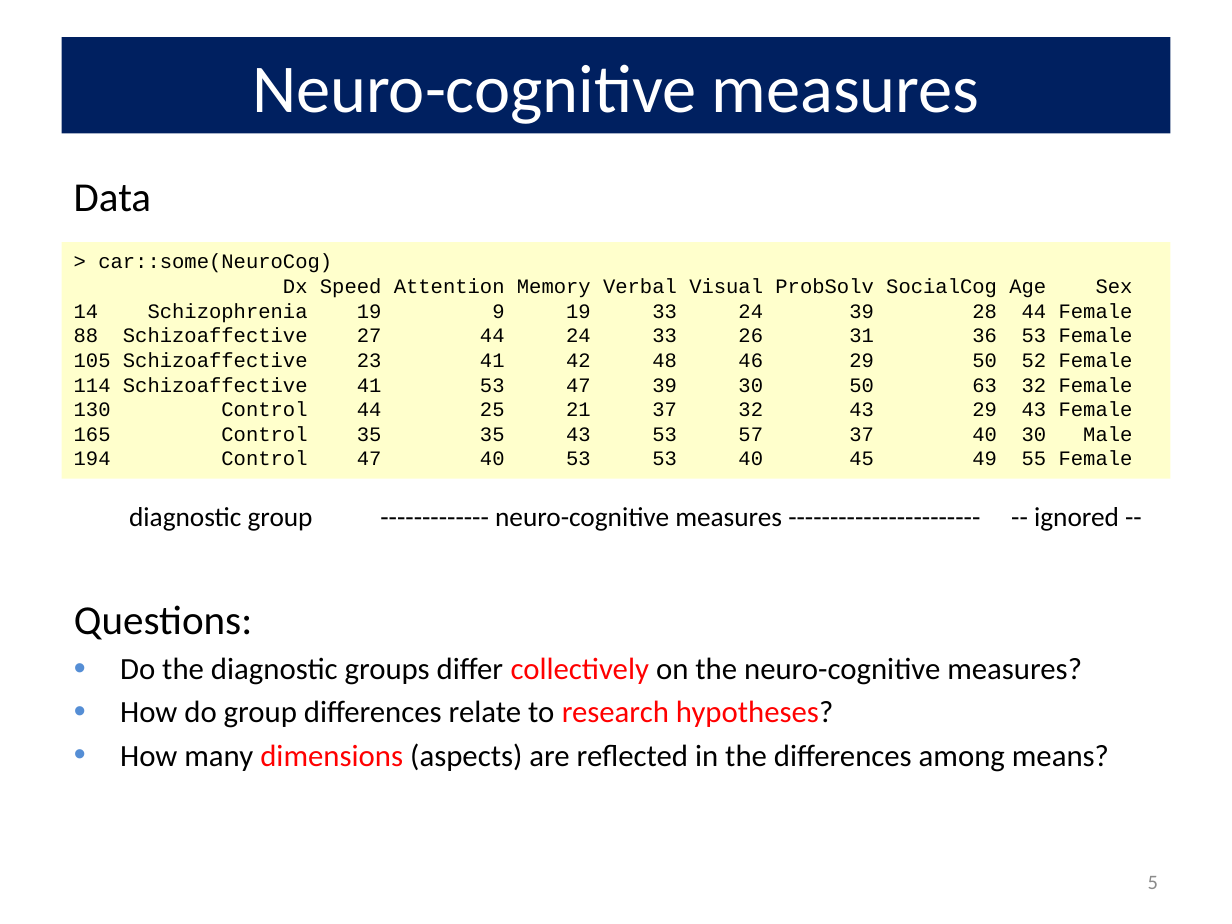
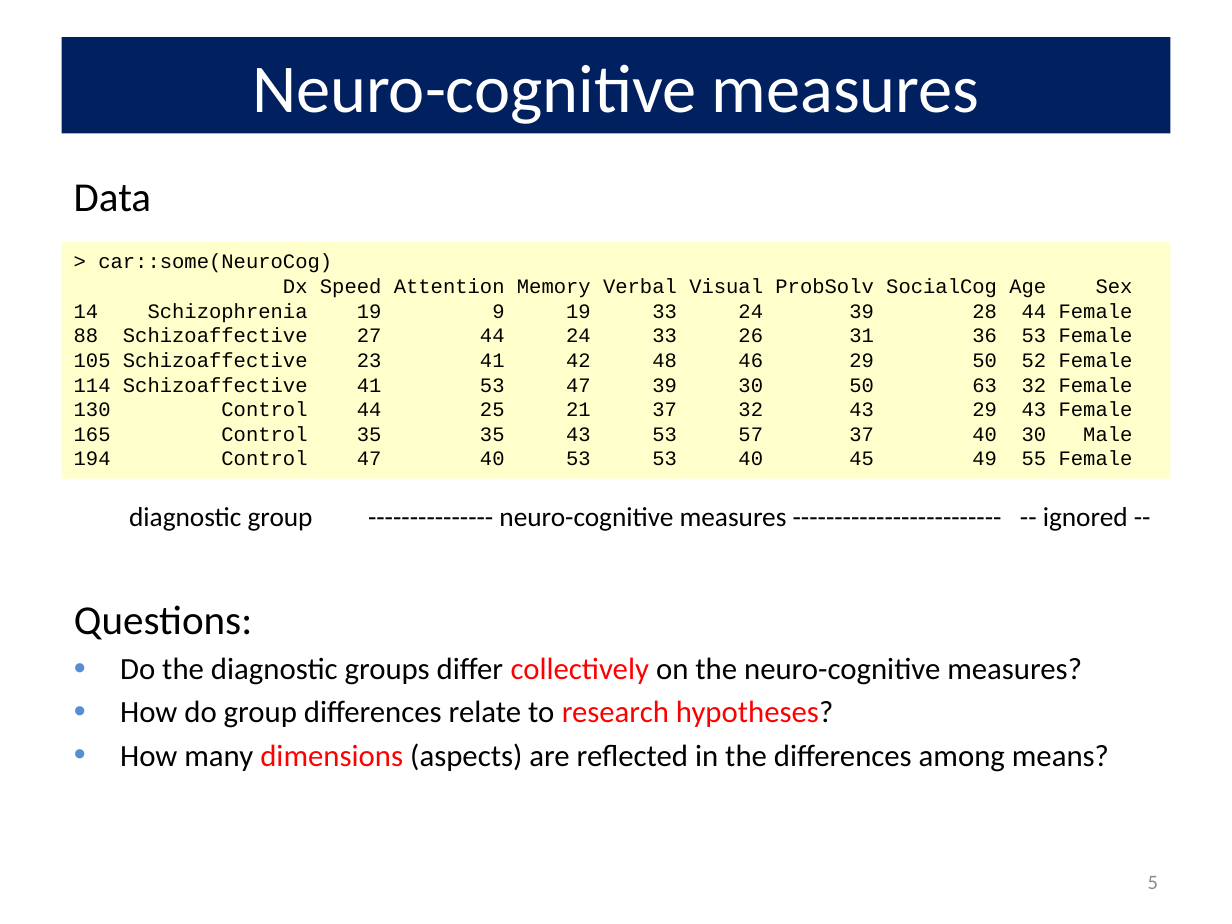
Before and after one commit to friendly/VisMLM-course, a slide deck: slide 5 of lectures/lecture3.pptx. Drawn at 1232x924 pixels with LibreOffice and Linux fonts; fonts in the diff are those of the drawing. Boxes give left, top, right and bottom in pixels: in the first picture for what was removed or moved away, otherwise in the second. Text is boxed around its words. In the diff, an @@ line names an element or a change of style, - is before the commit and + after.

```diff
--- a/lectures/lecture3.pptx
+++ b/lectures/lecture3.pptx
@@ text at [129,507,1128,531]: text changed @@
-diagnostic group ------------- neuro-cognitive measures ----------------------- -- ignored --
+diagnostic group --------------- neuro-cognitive measures ------------------------- -- ignored --
```
Also in this commit, not shown: 14 other slides changed, 2 other files.
